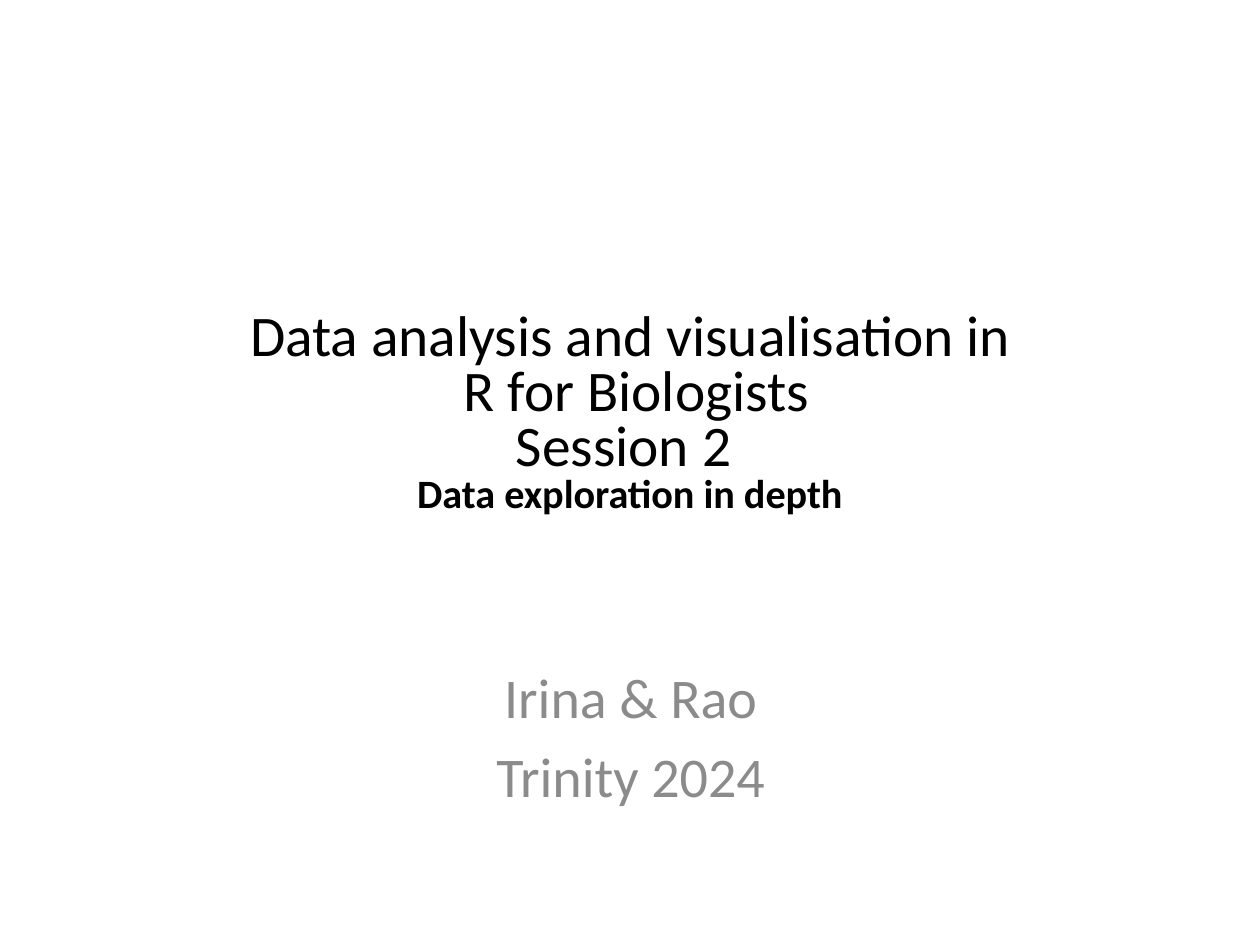
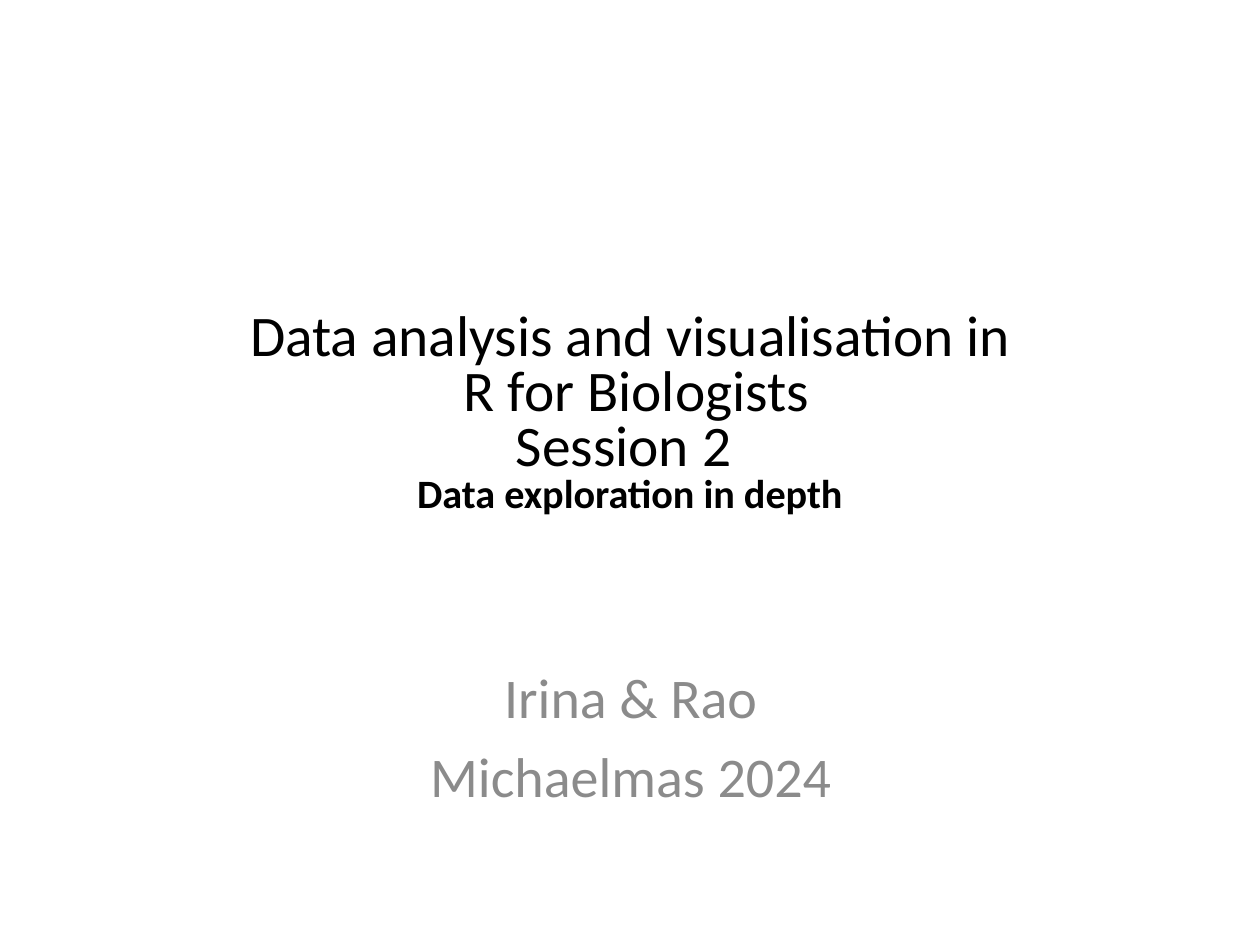
Before and after one commit to sraorao/data_analysis_visualisation_R_MT2024, a slide deck: slide 2 of powerpoint files/Session2.pptx. Drawn at 1260x945 pixels with LibreOffice and Linux fonts; fonts in the diff are those of the drawing. Boxes give left, top, right and bottom in pixels: in the first picture for what was removed or moved away, otherwise in the second. Text is boxed around its words. In the diff, an @@ line names an element or a change of style, - is before the commit and + after.

```diff
--- a/powerpoint files/Session2.pptx
+++ b/powerpoint files/Session2.pptx
@@ text at [430,758,832,798]: text changed @@
-Trinity 2024
+Michaelmas 2024
```
Also in this commit, not shown: 1 other slide changed, 9 other files.
